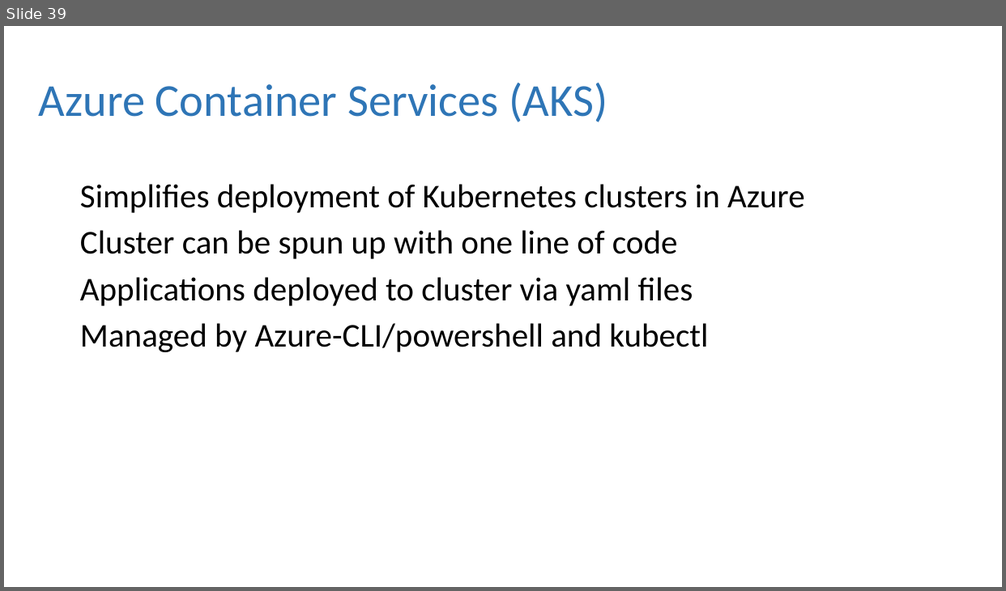
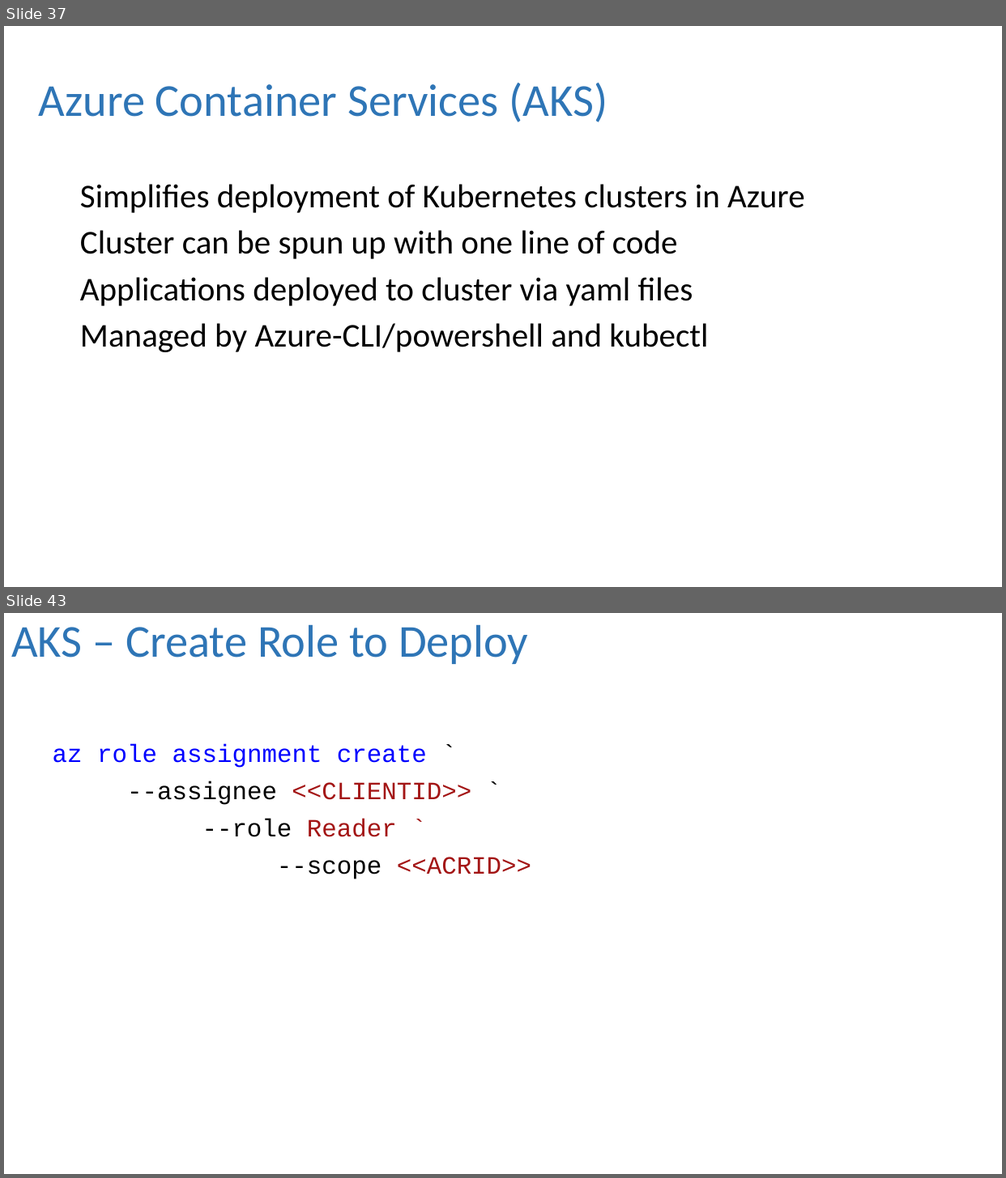
Before and after one commit to dbafromthecold/ContainersInTheCloud, a slide deck: ContainersInTheCloud.pptx. Shown one above the other, each under a label of ours: slide 39 before the commit, slides 37 and 43 after it; the slides between them are not shown. The pictures are 1006x591 and 1006x1178 pixels, drawn with LibreOffice and Linux fonts; fonts in the diff are those of the drawing; background and template pictures are left out. Boxes give left, top, right and bottom in pixels: in the first picture for what was removed or moved away, otherwise in the second. Text is boxed around its words. In the diff, an @@ line names an element or a change of style, - is before the commit and + after.

```diff
--- a/ContainersInTheCloud.pptx
+++ b/ContainersInTheCloud.pptx
@@ slide 43 added at <box>4,613,1002,1174</box>, background picture (left out) @@
@@ title added at <box>11,624,528,664</box>, 44 pt, text #2E75B6 @@
+AKS – Create Role to Deploy
@@ text added at <box>53,744,531,879</box>, 24 pt, text #A31515 @@
+az role assignment create `
+--assignee <<CLIENTID>> `
+--role Reader `
+--scope <<ACRID>>
@@ what was slide 39 is now slide 37 @@
```
Also in this commit, not shown: 3 slides changed, 12 other slides added, 2 slides removed, 3 other files.
